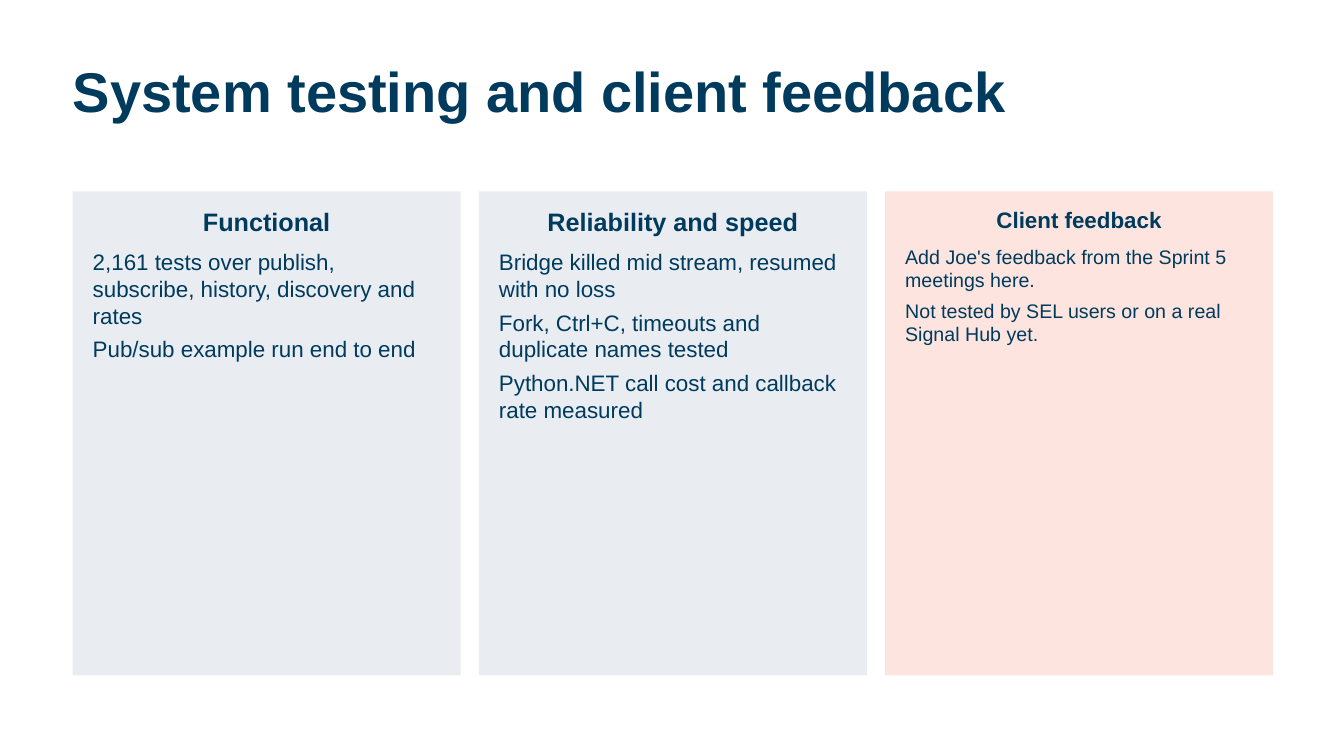
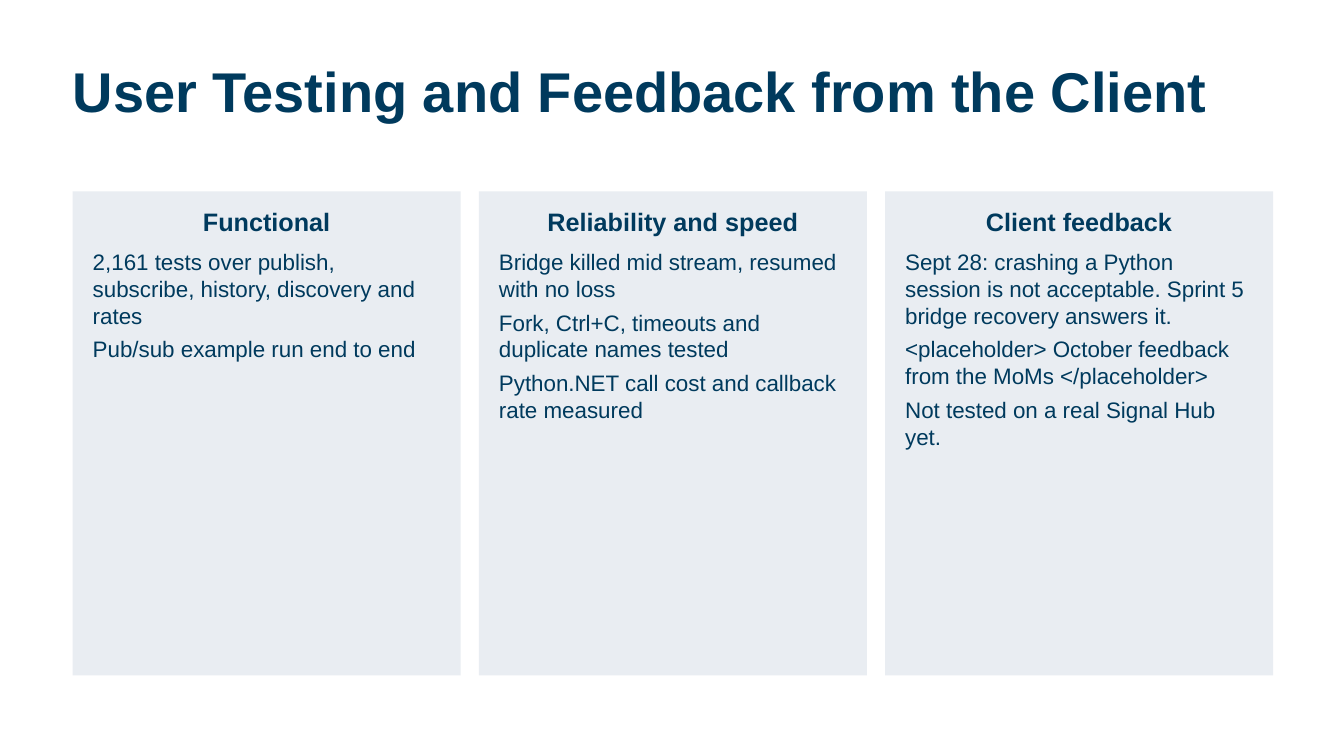
Before and after one commit to calebh13/sel-blueframe-sdk, a slide deck: slide 10 of Sprints/Sprint_5/Sprint 5 Presentation.pptx. Drawn at 1344x756 pixels with LibreOffice and Linux fonts; fonts in the diff are those of the drawing. Boxes give left, top, right and bottom in pixels: in the first picture for what was removed or moved away, otherwise in the second. Text is boxed around its words. In the diff, an @@ line names an element or a change of style, - is before the commit and + after.

Commit message:
Sprint 5 slides follow the video template, Darron placeholders

```diff
--- a/Sprints/Sprint_5/Sprint 5 Presentation.pptx
+++ b/Sprints/Sprint_5/Sprint 5 Presentation.pptx
@@ title at (73, 71, 1206, 122): text changed @@
-System testing and client feedback
+User Testing and Feedback from the Client
@@ rectangle "Client feedback" at (885, 192, 1273, 676): fill #FDE4DE to #E9EDF2 @@
@@ text in rectangle at (986, 212, 1172, 232): size 16 to 18 pt in "Client feedback" @@
@@ text in rectangle at (905, 253, 1243, 450): text changed; size 14 to 16 pt @@
-Add Joe's feedback from the Sprint 5 meetings here.
-Not tested by SEL users or on a real Signal Hub yet.
+Sept 28: crashing a Python session is not acceptable. Sprint 5 bridge recovery answers it.
+<placeholder> October feedback from the MoMs </placeholder>
+Not tested on a real Signal Hub yet.
```
Also in this commit, not shown: 14 other slides changed, 1 other file.
